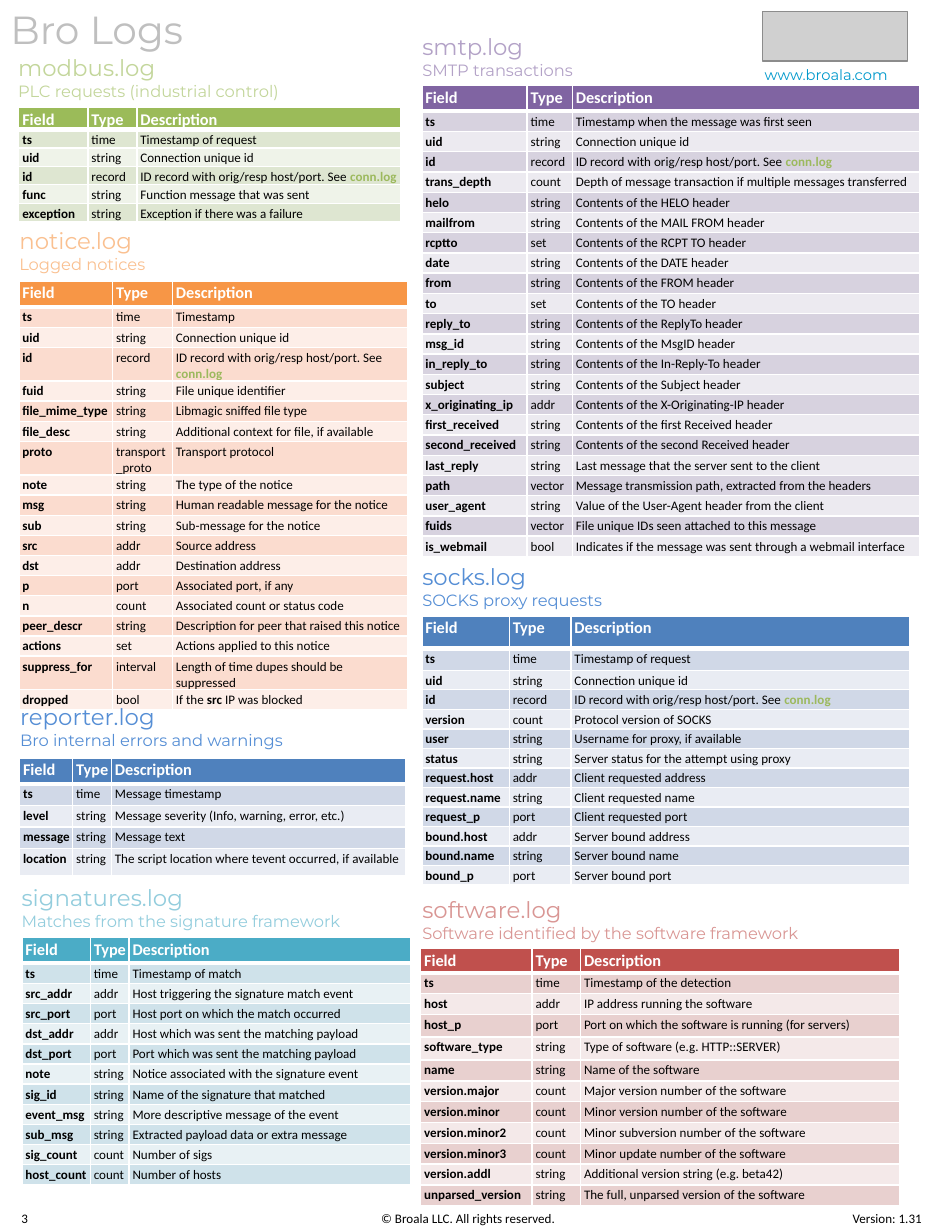
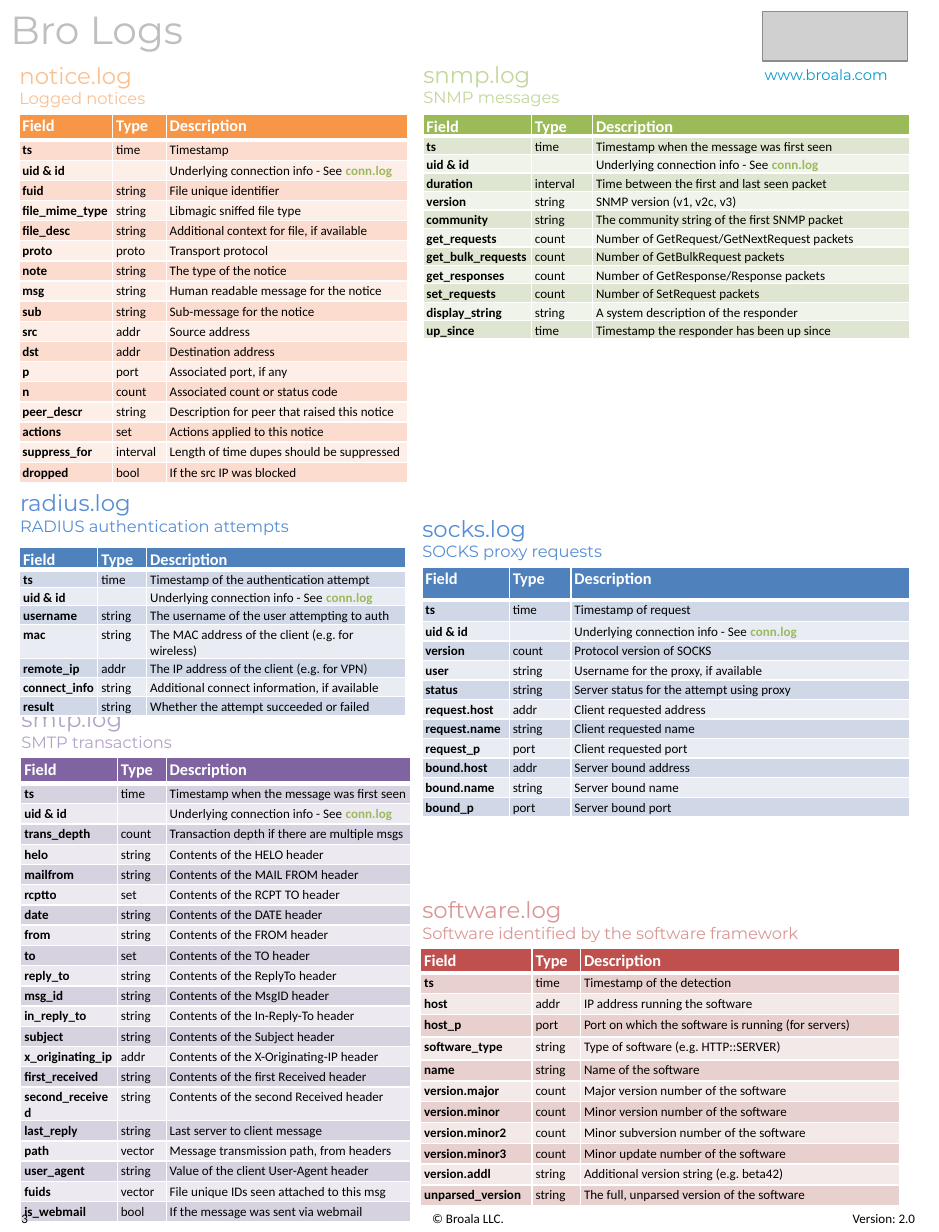
Before and after one commit to corelight/zeek-cheatsheets, a slide deck: slide 3 of Broala-Bro_Log_Cheatsheet-v2.pptx. Drawn at 939x1232 pixels with LibreOffice and Linux fonts; fonts in the diff are those of the drawing; grey boxes stand for pictures. Boxes give left, top, right and bottom in pixels: in the first picture for what was removed or moved away, otherwise in the second. Text is boxed around its words. In the diff, an @@ line names an element or a change of style, - is before the commit and + after.

Commit message:
Added new logs. TODO - remove extra whitespace, review old logs

```diff
--- a/Broala-Bro_Log_Cheatsheet-v2.pptx
+++ b/Broala-Bro_Log_Cheatsheet-v2.pptx
@@ text "notice.log" moved from (x1=19, y1=232, x2=145, y2=273) to (x1=19, y1=67, x2=145, y2=107) @@
@@ text removed at (x1=18, y1=59, x2=279, y2=100) @@
-modbus.log
-PLC requests (industrial control)
@@ text added at (x1=423, y1=66, x2=559, y2=106), 10 pt, text #C3D69B @@
+snmp.log
+SNMP messages
@@ table at (x1=19, y1=114, x2=408, y2=483) @@
-row 3: uid | string | Connection unique id
-row 4: id | record | ID record with orig/resp host/port. See conn.log
+row 3: uid & id |  | Underlying connection info - See conn.log
-row 7, column 2: transport_proto
+row 7, column 2: proto
@@ table resized from (x1=19, y1=282, x2=408, y2=711) to (x1=19, y1=114, x2=408, y2=483) @@
@@ table removed at (x1=19, y1=108, x2=401, y2=226), 6 rows, 3 columns @@
-Field | Type | Description
-ts | time | Timestamp of request
-uid | string | Connection unique id
-id | record | ID record with orig/resp host/port. See conn.log
-func | string | Function message that was sent
-exception | string | Exception if there was a failure
@@ table added at (x1=423, y1=114, x2=908, y2=343), 12 rows, 3 columns @@
+Field | Type | Description
+ts | time | Timestamp when the message was first seen
+uid & id |  | Underlying connection info - See conn.log
+duration | interval | Time between the first and last seen packet
+version | string | SNMP version (v1, v2c, v3)
+community | string | The community string of the first SNMP packet
+get_requests | count | Number of GetRequest/GetNextRequest packets
+get_bulk_requests | count | Number of GetBulkRequest packets
+get_responses | count | Number of GetResponse/Response packets
+set_requests | count | Number of SetRequest packets
+display_string | string | A system description of the responder
+up_since | time | Timestamp the responder has been up since
@@ text at (x1=20, y1=494, x2=289, y2=535): text changed @@
-reporter.log
-Bro internal errors and warnings
+radius.log
+RADIUS authentication attempts
@@ text "socks.log" moved from (x1=422, y1=568, x2=602, y2=609) to (x1=422, y1=520, x2=602, y2=560) @@
@@ table at (x1=20, y1=548, x2=407, y2=718) @@
-row 2: ts | time | Message timestamp
-row 3: level | string | Message severity (Info, warning, error, etc.)
-row 4: message | string | Message text
-row 5: location | string | The script location where tevent occurred, if available
+row 2: ts | time | Timestamp of the authentication attempt
+row 3: uid & id |  | Underlying connection info - See conn.log
+row 4: username | string | The username of the user attempting to auth
+row 5: mac | string | The MAC address of the client (e.g. for wireless)
+row 6: remote_ip | addr | The IP address of the client (e.g. for VPN)
+row 7: connect_info | string | Additional connect information, if available
+row 8: result | string | Whether the attempt succeeded or failed
@@ table resized from (x1=20, y1=758, x2=406, y2=876) to (x1=20, y1=548, x2=407, y2=718) @@
@@ table at (x1=421, y1=567, x2=910, y2=818) @@
-row 3: uid | string | Connection unique id
-row 4: id | record | ID record with orig/resp host/port. See conn.log
+row 3: uid & id |  | Underlying connection info - See conn.log
-row 5, column 3: Username for proxy, if available
+row 5, column 3: Username for the proxy, if available
@@ table resized from (x1=421, y1=616, x2=910, y2=886) to (x1=421, y1=567, x2=910, y2=818) @@
@@ text "smtp.log" rewrapped from (x1=422, y1=38, x2=573, y2=76) to (x1=21, y1=705, x2=172, y2=748) @@
@@ table at (x1=21, y1=758, x2=411, y2=1224) @@
-row 3: uid | string | Connection unique id
-row 4: id | record | ID record with orig/resp host/port. See conn.log
-row 5: trans_depth | count | Depth of message transaction if multiple messages transferred
+row 3: uid & id |  | Underlying connection info - See conn.log
+row 4: trans_depth | count | Transaction depth if there are multiple msgs
-row 18, column 3: Last message that the server sent to the client
+row 18, column 3: Last server to client message
-row 19, column 3: Message transmission path, extracted from the headers
+row 19, column 3: Message transmission path, from headers
-row 20, column 3: Value of the User-Agent header from the client
+row 20, column 3: Value of the client User-Agent header
-row 21, column 3: File unique IDs seen attached to this message
+row 21, column 3: File unique IDs seen attached to this msg
-row 22, column 3: Indicates if the message was sent through a webmail interface
+row 22, column 3: If the message was sent via webmail
@@ table resized from (x1=421, y1=86, x2=919, y2=558) to (x1=21, y1=758, x2=411, y2=1224) @@
@@ text removed at (x1=22, y1=889, x2=340, y2=930) @@
-signatures.log
-Matches from the signature framework
@@ table removed at (x1=22, y1=938, x2=411, y2=1185), 12 rows, 3 columns @@
-Field | Type | Description
-ts | time | Timestamp of match
-src_addr | addr | Host triggering the signature match event
-src_port | port | Host port on which the match occurred
-dst_addr | addr | Host which was sent the matching payload
-dst_port | port | Port which was sent the matching payload
-note | string | Notice associated with the signature event
-sig_id | string | Name of the signature that matched
-event_msg | string | More descriptive message of the event
-sub_msg | string | Extracted payload data or extra message
-sig_count | count | Number of sigs
-host_count | count | Number of hosts
@@ text at (x1=446, y1=1214, x2=504, y2=1223): text changed @@
-© Broala LLC. All rights reserved.
+© Broala LLC.
@@ text at (x1=853, y1=1214, x2=916, y2=1223): text changed @@
-Version: 1.31
+Version: 2.0
```
Also in this commit, not shown: 3 other slides changed, 1 other file.
